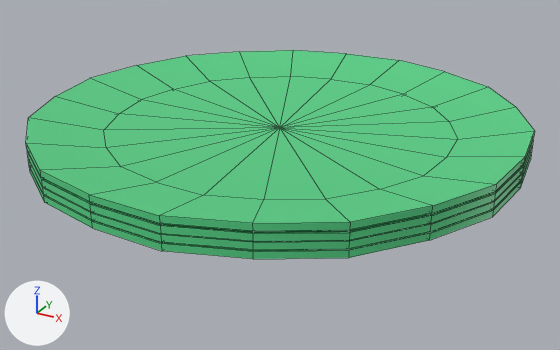
What one commit did to the FBX model Orisha-Unity/Assets/Graph/Props/Plate/plate_2.fbx.
Camera for both pictures: a camera (50 mm lens) standing at (0.333, -0.606, 0.284) and looking at (0.003, -0.007, -0.015). Lighting does not change. The marker at lower left points along +X, +Y and +Z. Mesh edges are drawn as thin lines. Where no turn or scale is listed for an object, it has been applied to the vertices.

Before the edit, the objects in view are built like this:
```python
me_mesh = bpy.data.meshes.new('Mesh')
me_mesh.from_pydata(...)  # 360 vertices, 440 faces; spans x -0.233..0.226, y -0.228..0.228, z 0.0..0.045
me_mesh.materials.append(mat_lambert7)  # green #55d185
ob_plate = bpy.data.objects.new('plate', me_mesh)
ob_plate.location = (0.0, 0.0, 0.0)
```
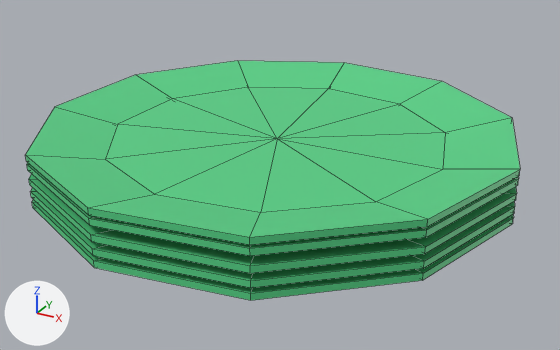
The edits, one by one:
me_mesh is used by ob_plate; location (0.0, 0.0, 0.0).
me_mesh had 360 vertices, 440 faces and spanned x -0.233..0.226, y -0.228..0.228, z 0.0..0.045.
me_mesh now has 230 vertices, 275 faces and spans x -0.223..0.223, y -0.225..0.225, z -0.034..0.034.
me_mesh part 1: the loose piece of 90 vertices spanning x -0.233..0.226, y -0.228..0.228, z 0.007..0.031 is rebuilt with 46 vertices and now spans x -0.223..0.223, y -0.225..0.225, z 0.01..0.034.
me_mesh part 2: the loose piece of 90 vertices spanning x -0.233..0.226, y -0.228..0.228, z 0.022..0.045 is rebuilt with 46 vertices and now spans x -0.223..0.223, y -0.225..0.225, z 0.002..0.026.
me_mesh part 3: the loose piece of 90 vertices spanning x -0.233..0.226, y -0.228..0.228, z 0.014..0.038 is rebuilt with 46 vertices and now spans x -0.223..0.223, y -0.225..0.225, z -0.012..0.012.
me_mesh part 4: the loose piece of 90 vertices spanning x -0.233..0.226, y -0.228..0.228, z 0.0..0.024 is rebuilt with 46 vertices and now spans x -0.223..0.223, y -0.225..0.225, z -0.024..0.0.
me_mesh part 5: a new loose piece of 46 vertices spanning x -0.223..0.223, y -0.225..0.225, z -0.034..-0.01, in mat_lambert7 (green #55d185).

Changed parts and their boxes [x1, y1, x2, y2] in the pictures (560 x 350 px):
'plate', reshaped (14% taller): before [26, 50, 535, 259]; after [25, 61, 520, 300]
part 1 of me_mesh, rebuilt: before [28, 148, 532, 250]; after [25, 61, 520, 245]
part 2 of me_mesh, rebuilt: before [26, 50, 535, 231]; after [27, 163, 519, 256]
part 3 of me_mesh, rebuilt: before [27, 141, 533, 241]; after [29, 174, 517, 273]
part 4 of me_mesh, rebuilt: before [29, 156, 531, 259]; after [31, 188, 515, 288]
part 5 of me_mesh, added (green): after [32, 199, 513, 300]
